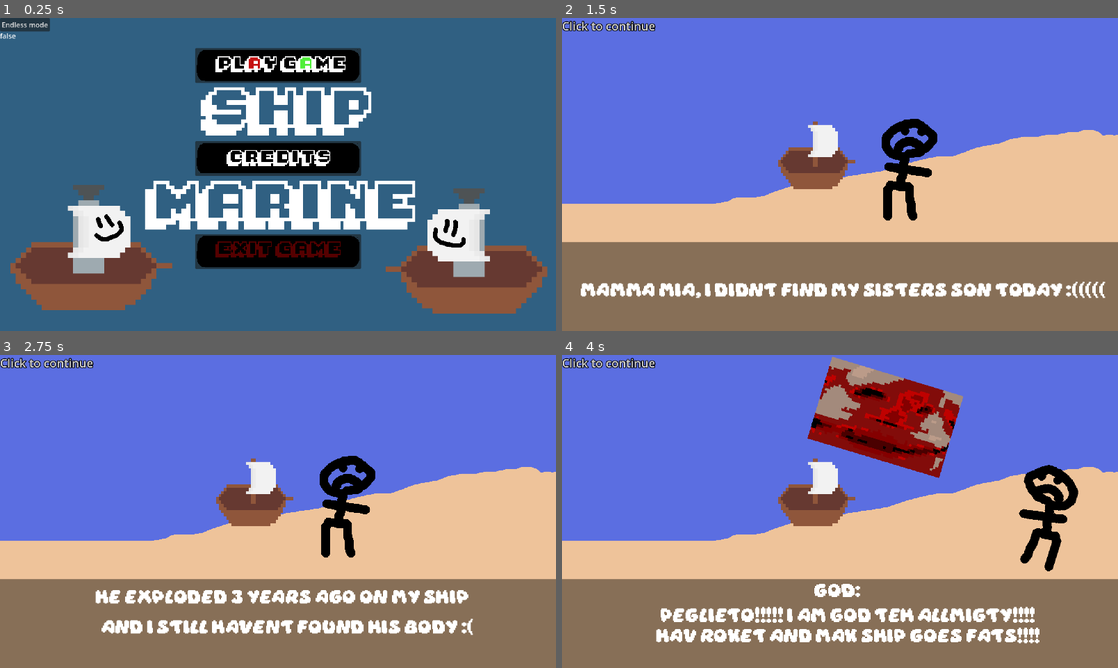
Above: before the commit, frames 1-4 (two rows, left to right).
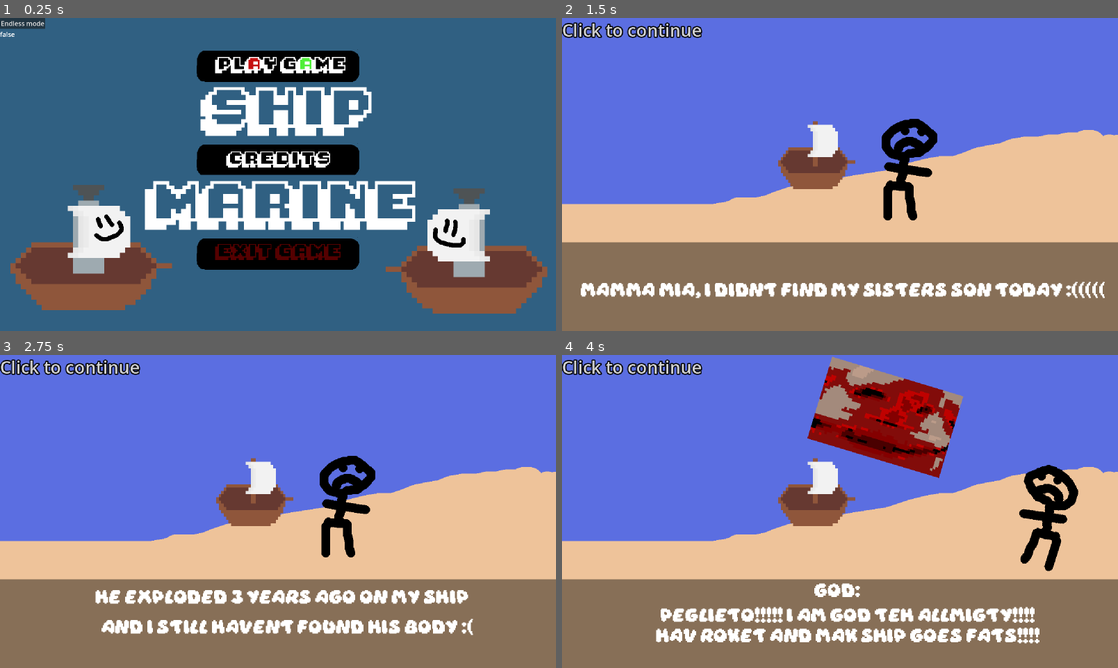
Above: after the commit, the same moments.

Repository: dkristia/Shipmarine
Game: Godot game, scene res://Scenes/MainMenu/main_menu.tscn
The game is run twice, just before and just after one commit, with the same random seed, the same clock (stepped at 60 frames per second) and the same inputs.
Inputs (mouse positions are in pixels of both pictures, inside the frame that each line leads up to):
- Up to frame 1 (0.25 s): no input
- Up to frame 2 (1.5 s): click (840, 158) at 0.5 s; click (840, 64) at 1.25 s
- Up to frame 3 (2.75 s): click (278, 511) at 2 s
- Up to frame 4 (4 s): click (840, 511) at 2.75 s; click (840, 511) at 3.5 s

The runs differ from the first frame. In frame 1, 4.7% of the frame differs, in the area x 0-95%, y 0-87%; in frame 2, 2.0%; in frame 3, 2.4%; in frame 4, 2.8%.

Commit message:
1440p native resolution for better scaling

Diff:
--- a/Objects/Enemies/Airplane/airplane.gd
+++ b/Objects/Enemies/Airplane/airplane.gd
@@ -15,6 +15,8 @@
 	if area.is_in_group("enemy"):
 		mainSprite.set_texture(_explosion)
 		area.find_child("MainSprite").set_texture(_explosion)
+		area.remove_from_group("enemy")
+		self.remove_from_group("enemy")
 		await get_tree().create_timer(1).timeout
 		area.queue_free()
 		queue_free()
--- a/Objects/Ship/ship.tscn
+++ b/Objects/Ship/ship.tscn
@@ -112,6 +112,7 @@
 
 [node name="Camera2D" type="Camera2D" parent="."]
 offset = Vector2(500, 0)
+zoom = Vector2(1.5, 1.5)
 limit_smoothed = true
 position_smoothing_enabled = true
 
--- a/ParallaxBackground.gd
+++ b/ParallaxBackground.gd
@@ -6,7 +6,6 @@
 func _ready():
 	sky.position.y = -sky.texture.get_height()*1.5
 
-
 # Called every frame. 'delta' is the elapsed time since the previous frame.
 func _process(delta):
 	speed = $"/root/Game".speed
--- a/Scenes/Credits/credits.tscn
+++ b/Scenes/Credits/credits.tscn
@@ -20,14 +20,14 @@
 [node name="CanvasLayer" type="CanvasLayer" parent="."]
 
 [node name="Credits" type="Sprite2D" parent="CanvasLayer"]
-scale = Vector2(1.5, 1.5)
+scale = Vector2(2, 2)
 texture = ExtResource("1_yfex8")
 centered = false
 
 [node name="Back" type="Button" parent="CanvasLayer"]
 offset_right = 8.0
 offset_bottom = 8.0
-scale = Vector2(1.5, 1.5)
+scale = Vector2(2, 2)
 theme_override_styles/normal = SubResource("StyleBoxEmpty_d4ptj")
 theme_override_styles/hover = SubResource("StyleBoxEmpty_s3lnt")
 theme_override_styles/pressed = SubResource("StyleBoxEmpty_s3lnt")
--- a/Scenes/Cutscene/cutscene.tscn
+++ b/Scenes/Cutscene/cutscene.tscn
@@ -38,79 +38,80 @@
 [node name="CanvasLayer" type="CanvasLayer" parent="."]
 
 [node name="Cutscene1" type="Sprite2D" parent="CanvasLayer"]
-scale = Vector2(1.5, 1.5)
+scale = Vector2(2, 2)
 texture = ExtResource("2_2cvn0")
 centered = false
 
 [node name="Cutscene2" type="Sprite2D" parent="CanvasLayer"]
 visible = false
-scale = Vector2(1.5, 1.5)
+scale = Vector2(2, 2)
 texture = ExtResource("3_vglwd")
 centered = false
 
 [node name="Cutscene3" type="Sprite2D" parent="CanvasLayer"]
 visible = false
-scale = Vector2(1.5, 1.5)
+scale = Vector2(2, 2)
 texture = ExtResource("4_d6q0c")
 centered = false
 
 [node name="Cutscene4" type="Sprite2D" parent="CanvasLayer"]
 visible = false
-scale = Vector2(1.5, 1.5)
+scale = Vector2(2, 2)
 texture = ExtResource("5_oifmv")
 centered = false
 
 [node name="Cutscene5" type="Sprite2D" parent="CanvasLayer"]
 visible = false
-scale = Vector2(1.5, 1.5)
+scale = Vector2(2, 2)
 texture = ExtResource("6_r432t")
 centered = false
 
 [node name="Cutscene6" type="Sprite2D" parent="CanvasLayer"]
 visible = false
-scale = Vector2(1.5, 1.5)
+scale = Vector2(2, 2)
 texture = ExtResource("7_fdyuc")
 centered = false
 
 [node name="Cutscene7" type="Sprite2D" parent="CanvasLayer"]
 visible = false
-scale = Vector2(1.5, 1.5)
+scale = Vector2(2, 2)
 texture = ExtResource("8_4084i")
 centered = false
 
 [node name="Cutscene8" type="Sprite2D" parent="CanvasLayer"]
 visible = false
-scale = Vector2(1.5, 1.5)
+scale = Vector2(2, 2)
 texture = ExtResource("9_k7ech")
 centered = false
 
 [node name="Cutscene9" type="Sprite2D" parent="CanvasLayer"]
 visible = false
-scale = Vector2(1.5, 1.5)
+scale = Vector2(2, 2)
 texture = ExtResource("10_yw4iy")
 centered = false
 
 [node name="Cutscene10" type="Sprite2D" parent="CanvasLayer"]
 visible = false
-scale = Vector2(1.5, 1.5)
+scale = Vector2(2, 2)
 texture = ExtResource("11_nlbi8")
 centered = false
 
 [node name="Cutscene11" type="Sprite2D" parent="CanvasLayer"]
 visible = false
-scale = Vector2(1.5, 1.5)
+scale = Vector2(2, 2)
 texture = ExtResource("12_psj6u")
 centered = false
 
 [node name="Cutscene12" type="Sprite2D" parent="CanvasLayer"]
 visible = false
-scale = Vector2(1.5, 1.5)
+scale = Vector2(2, 2)
 texture = ExtResource("13_ugnee")
 centered = false
 
 [node name="Label" type="Label" parent="CanvasLayer"]
 offset_right = 40.0
 offset_bottom = 23.0
+scale = Vector2(2, 2)
 text = "Click to continue"
 label_settings = SubResource("LabelSettings_yvhjk")
 
@@ -118,7 +119,7 @@
 custom_minimum_size = Vector2(1280, 720)
 offset_right = 8.0
 offset_bottom = 8.0
-scale = Vector2(1.5, 1.5)
+scale = Vector2(2, 2)
 theme_override_styles/normal = SubResource("StyleBoxEmpty_g3h8b")
 theme_override_styles/hover = SubResource("StyleBoxEmpty_g3h8b")
 theme_override_styles/pressed = SubResource("StyleBoxEmpty_g3h8b")
--- a/Scenes/GameOver/game_over.tscn
+++ b/Scenes/GameOver/game_over.tscn
@@ -32,11 +32,12 @@
 anchors_preset = -1
 anchor_right = 1.11086
 anchor_bottom = 1.18191
-offset_top = 200.0
-offset_right = -212.851
-offset_bottom = 3.53711
+offset_top = 240.0
+offset_right = -1563.8
+offset_bottom = -741.95
 grow_horizontal = 2
 grow_vertical = 2
+scale = Vector2(2, 2)
 size_flags_horizontal = 4
 size_flags_vertical = 4
 alignment = 1
@@ -45,7 +46,7 @@
 [node name="MarginContainer" type="MarginContainer" parent="CanvasLayer/HBoxContainer"]
 layout_mode = 2
 theme_override_constants/margin_left = 0
-theme_override_constants/margin_right = 500
+theme_override_constants/margin_right = 250
 
 [node name="play" type="Button" parent="CanvasLayer/HBoxContainer/MarginContainer"]
 layout_mode = 2
--- a/Scenes/MainMenu/main_menu.gd
+++ b/Scenes/MainMenu/main_menu.gd
@@ -4,7 +4,7 @@
 var credits = preload("res://Scenes/Credits/credits.tscn")
 @onready var vars = get_node("/root/first")
 
-@onready var endlessLabel = $CanvasLayer/EndlessLabel
+@onready var endlessLabel = $CanvasLayer/Settings/EndlessLabel
 
 # Called every frame. 'delta' is the elapsed time since the previous frame.
 func _process(_delta):
--- a/Scenes/MainMenu/main_menu.tscn
+++ b/Scenes/MainMenu/main_menu.tscn
@@ -7,6 +7,12 @@
 [ext_resource type="Texture2D" uid="uid://bojjesvetsyim" path="res://Scenes/MainMenu/mainmenu_credits.png" id="4_qxdki"]
 [ext_resource type="Texture2D" uid="uid://bdushqs3q7da3" path="res://Scenes/MainMenu/mainmenu_exitgame.png" id="5_rente"]
 [ext_resource type="AudioStream" uid="uid://0q6542811i7h" path="res://Scenes/MainMenu/Playground2.wav" id="6_mangh"]
+
+[sub_resource type="StyleBoxEmpty" id="StyleBoxEmpty_ftctx"]
+
+[sub_resource type="StyleBoxEmpty" id="StyleBoxEmpty_q2bru"]
+
+[sub_resource type="StyleBoxEmpty" id="StyleBoxEmpty_dihx8"]
 
 [node name="MainMenu" type="Control"]
 layout_mode = 3
@@ -20,62 +26,83 @@
 [node name="CanvasLayer" type="CanvasLayer" parent="."]
 
 [node name="MainmenuNobuttons" type="Sprite2D" parent="CanvasLayer"]
-scale = Vector2(1.5, 1.5)
+scale = Vector2(2, 2)
 texture = ExtResource("2_76gyl")
 centered = false
 
-[node name="VBoxContainer" type="VBoxContainer" parent="CanvasLayer"]
+[node name="Buttons" type="VBoxContainer" parent="CanvasLayer"]
 anchors_preset = 8
 anchor_left = 0.5
 anchor_top = 0.5
 anchor_right = 0.5
 anchor_bottom = 0.5
-offset_left = -286.0
-offset_top = -436.0
-offset_right = 96.0
-offset_bottom = 72.0
+offset_left = -400.0
+offset_top = -570.0
+offset_bottom = -62.0
 grow_horizontal = 2
 grow_vertical = 2
-scale = Vector2(1.5, 1.5)
+scale = Vector2(2, 2)
 size_flags_horizontal = 4
 size_flags_vertical = 0
 
-[node name="MarginContainer" type="MarginContainer" parent="CanvasLayer/VBoxContainer"]
+[node name="Play" type="MarginContainer" parent="CanvasLayer/Buttons"]
 layout_mode = 2
-theme_override_constants/margin_bottom = 130
+theme_override_constants/margin_bottom = 140
 
-[node name="Play" type="Button" parent="CanvasLayer/VBoxContainer/MarginContainer"]
+[node name="Play" type="Button" parent="CanvasLayer/Buttons/Play"]
 layout_mode = 2
 size_flags_vertical = 0
+theme_override_styles/normal = SubResource("StyleBoxEmpty_ftctx")
+theme_override_styles/hover = SubResource("StyleBoxEmpty_ftctx")
+theme_override_styles/pressed = SubResource("StyleBoxEmpty_ftctx")
+theme_override_styles/disabled = SubResource("StyleBoxEmpty_ftctx")
+theme_override_styles/focus = SubResource("StyleBoxEmpty_ftctx")
 shortcut = ExtResource("3_rmt65")
 icon = ExtResource("3_w31gp")
+icon_alignment = 1
 
-[node name="MarginContainer2" type="MarginContainer" parent="CanvasLayer/VBoxContainer"]
+[node name="Credits" type="MarginContainer" parent="CanvasLayer/Buttons"]
 layout_mode = 2
-theme_override_constants/margin_bottom = 130
+theme_override_constants/margin_bottom = 140
 
-[node name="Credits" type="Button" parent="CanvasLayer/VBoxContainer/MarginContainer2"]
+[node name="Credits" type="Button" parent="CanvasLayer/Buttons/Credits"]
 layout_mode = 2
+theme_override_styles/normal = SubResource("StyleBoxEmpty_q2bru")
+theme_override_styles/hover = SubResource("StyleBoxEmpty_q2bru")
+theme_override_styles/pressed = SubResource("StyleBoxEmpty_q2bru")
+theme_override_styles/disabled = SubResource("StyleBoxEmpty_q2bru")
+theme_override_styles/focus = SubResource("StyleBoxEmpty_q2bru")
 icon = ExtResource("4_qxdki")
+icon_alignment = 1
 
-[node name="MarginContainer3" type="MarginContainer" parent="CanvasLayer/VBoxContainer"]
+[node name="Exit" type="MarginContainer" parent="CanvasLayer/Buttons"]
 layout_mode = 2
 
-[node name="Exit" type="Button" parent="CanvasLayer/VBoxContainer/MarginContainer3"]
+[node name="Exit" type="Button" parent="CanvasLayer/Buttons/Exit"]
 layout_mode = 2
+theme_override_styles/normal = SubResource("StyleBoxEmpty_dihx8")
+theme_override_styles/hover = SubResource("StyleBoxEmpty_dihx8")
+theme_override_styles/pressed = SubResource("StyleBoxEmpty_dihx8")
+theme_override_styles/disabled = SubResource("StyleBoxEmpty_dihx8")
+theme_override_styles/focus = SubResource("StyleBoxEmpty_dihx8")
 icon = ExtResource("5_rente")
+icon_alignment = 1
 
-[node name="Endless" type="Button" parent="CanvasLayer"]
-offset_right = 8.0
-offset_bottom = 8.0
-scale = Vector2(1.5, 1.5)
+[node name="Settings" type="VBoxContainer" parent="CanvasLayer"]
+offset_right = 40.0
+offset_bottom = 40.0
+
+[node name="EndlessCont" type="MarginContainer" parent="CanvasLayer/Settings"]
+layout_mode = 2
+
+[node name="Endless" type="Button" parent="CanvasLayer/Settings/EndlessCont"]
+layout_mode = 2
+theme_override_font_sizes/font_size = 30
 text = "Endless mode"
 
-[node name="EndlessLabel" type="Label" parent="CanvasLayer"]
-offset_top = 44.0
-offset_right = 40.0
-offset_bottom = 70.0
-scale = Vector2(1.5, 1.5)
+[node name="EndlessLabel" type="Label" parent="CanvasLayer/Settings"]
+layout_mode = 2
+theme_override_font_sizes/font_size = 30
 text = "off
 "
 
@@ -83,7 +110,7 @@
 stream = ExtResource("6_mangh")
 autoplay = true
 
-[connection signal="pressed" from="CanvasLayer/VBoxContainer/MarginContainer/Play" to="." method="_on_play_pressed"]
-[connection signal="pressed" from="CanvasLayer/VBoxContainer/MarginContainer2/Credits" to="." method="_on_credits_pressed"]
-[connection signal="pressed" from="CanvasLayer/VBoxContainer/MarginContainer3/Exit" to="." method="_on_exit_pressed"]
-[connection signal="pressed" from="CanvasLayer/Endless" to="." method="_on_endless_pressed"]
+[connection signal="pressed" from="CanvasLayer/Buttons/Play/Play" to="." method="_on_play_pressed"]
+[connection signal="pressed" from="CanvasLayer/Buttons/Credits/Credits" to="." method="_on_credits_pressed"]
+[connection signal="pressed" from="CanvasLayer/Buttons/Exit/Exit" to="." method="_on_exit_pressed"]
+[connection signal="pressed" from="CanvasLayer/Settings/EndlessCont/Endless" to="." method="_on_endless_pressed"]
--- a/Scenes/Victory/victory.tscn
+++ b/Scenes/Victory/victory.tscn
@@ -22,23 +22,23 @@
 [node name="CanvasLayer" type="CanvasLayer" parent="."]
 
 [node name="Winscreen" type="Sprite2D" parent="CanvasLayer"]
-scale = Vector2(1.5, 1.5)
+scale = Vector2(2, 2)
 texture = ExtResource("1_8kwxo")
 centered = false
 
 [node name="Label" type="Label" parent="CanvasLayer"]
-offset_left = 654.0
-offset_top = 946.5
-offset_right = 1091.0
-offset_bottom = 1018.5
-scale = Vector2(1.5, 1.5)
+offset_left = 872.0
+offset_top = 1260.0
+offset_right = 1309.0
+offset_bottom = 1332.0
+scale = Vector2(2, 2)
 text = "Click to play again"
 label_settings = SubResource("LabelSettings_t8us4")
 
 [node name="Button" type="Button" parent="CanvasLayer"]
 offset_right = 1280.0
 offset_bottom = 720.0
-scale = Vector2(1.5, 1.5)
+scale = Vector2(2, 2)
 theme_override_styles/normal = SubResource("StyleBoxEmpty_qqqdh")
 theme_override_styles/hover = SubResource("StyleBoxEmpty_qqqdh")
 theme_override_styles/pressed = SubResource("StyleBoxEmpty_qqqdh")
--- a/parallax_background.tscn
+++ b/parallax_background.tscn
@@ -12,7 +12,7 @@
 
 [node name="Sky" type="Sprite2D" parent="Clouds"]
 texture_repeat = 2
-position = Vector2(-460, -15000)
+position = Vector2(-353.333, 0)
 scale = Vector2(1.5, 1.5)
 texture = ExtResource("2_tognv")
 centered = false
--- a/project.godot
+++ b/project.godot
@@ -21,10 +21,9 @@
 
 [display]
 
-window/size/viewport_width=1920
-window/size/viewport_height=1080
+window/size/viewport_width=2560
+window/size/viewport_height=1440
 window/size/mode=3
-window/size/resizable=false
 window/stretch/mode="viewport"
 
 [physics]
Not shown: 1 places in Scenes/MainMenu/main_menu.tscn that only renumber resources
